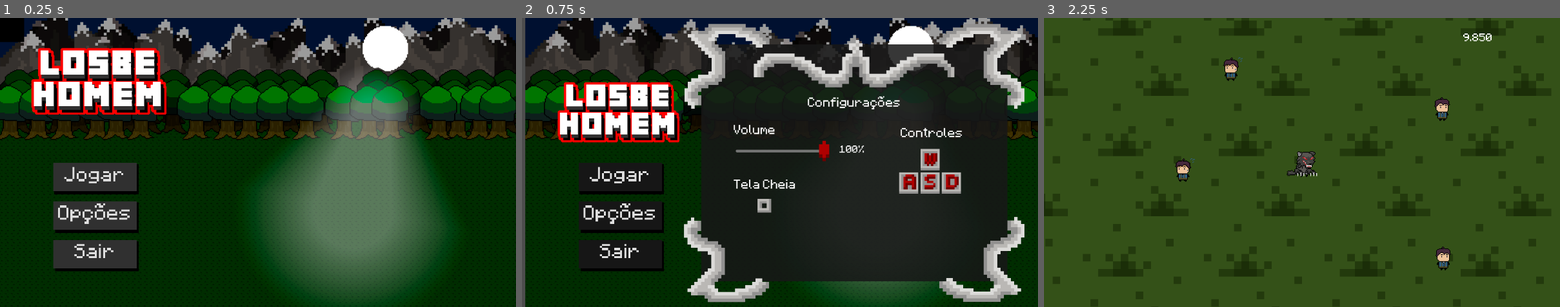
Above: before the commit, frames 1-3 (left to right).
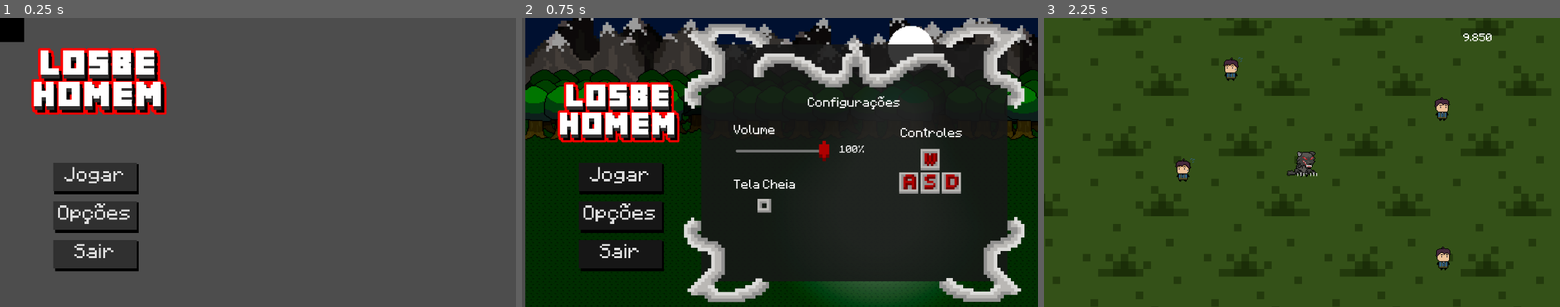
Above: after the commit, the same moments.

Repository: TheBadGuy616/Gamejam-Plus
Game: Godot game, scene res://Interfaces/menuIniciar.tscn
The game is run twice, just before and just after one commit, with the same random seed, the same clock (stepped at 60 frames per second) and the same inputs. Video files are missing from this copy of the repository; at most half a second of black plays in their place.
Inputs:
- Up to frame 1 (0.25 s): no input
- Up to frame 2 (0.75 s): click "Opções" at 0.5 s
- Up to frame 3 (2.25 s): click "Opções" at 1.25 s; click "Jogar" at 2 s

The runs differ from the first frame. In frame 1, 84% of the frame differs, in the area x 0-100%, y 0-100%; in frame 2, nothing differs; in frame 3, nothing differs.

Commit message:
agora vai

Diff:
--- a/losbehomemauuooooouuuu/Interfaces/menuIniciar.tscn
+++ b/losbehomemauuooooouuuu/Interfaces/menuIniciar.tscn
@@ -3,7 +3,7 @@
 [ext_resource type="Script" uid="uid://ci2tgi1yo7lld" path="res://scritps/menu_iniciar.gd" id="1_x65mq"]
 [ext_resource type="Texture2D" uid="uid://dbgr0k1v116ds" path="res://Assets/pano.png" id="2_87rq4"]
 [ext_resource type="Texture2D" uid="uid://d4jct0nfnqhug" path="res://Sprites/placeHolders/LosbeHomem - Logo.png" id="2_fpcjo"]
-[ext_resource type="VideoStream" uid="uid://dsdsp4h0sh60c" path="res://Assets/agora-sim.ogv" id="2_u440h"]
+[ext_resource type="VideoStream" uid="uid://goa1x1sv8ah6" path="res://Assets/agora-sim (1).ogv" id="2_u440h"]
 [ext_resource type="FontFile" uid="uid://dfp886wjxurnh" path="res://Assets/Minecraftia-Regular.ttf" id="3_x65mq"]
 [ext_resource type="Script" uid="uid://bj6d1c1xytdq0" path="res://scritps/sair.gd" id="5_87rq4"]
 
@@ -33,6 +33,7 @@
 script = ExtResource("1_x65mq")
 
 [node name="VideoStreamPlayer" type="VideoStreamPlayer" parent="."]
+z_index = -1
 layout_mode = 1
 anchors_preset = 15
 anchor_right = 1.0
@@ -45,6 +46,7 @@
 loop = true
 
 [node name="TextureRect" type="TextureRect" parent="."]
+visible = false
 z_index = -1
 layout_mode = 1
 anchors_preset = 15
--- a/losbehomemauuooooouuuu/Personagens/protagonista.tscn
+++ b/losbehomemauuooooouuuu/Personagens/protagonista.tscn
@@ -80,7 +80,7 @@
 
 [node name="AudioStreamPlayer2D" type="AudioStreamPlayer2D" parent="."]
 stream = ExtResource("8_f8tt1")
-volume_db = 24.0
+volume_db = 12.0
 
 [node name="CPUParticles2D" type="CPUParticles2D" parent="."]
 modulate = Color(1, 1, 0.99215686, 0.75686276)
Not shown, added: losbehomemauuooooouuuu/Assets/agora-sim (1).ogv.uid
Not shown, added: losbehomemauuooooouuuu/Assets/agora-sim (1).ogv
